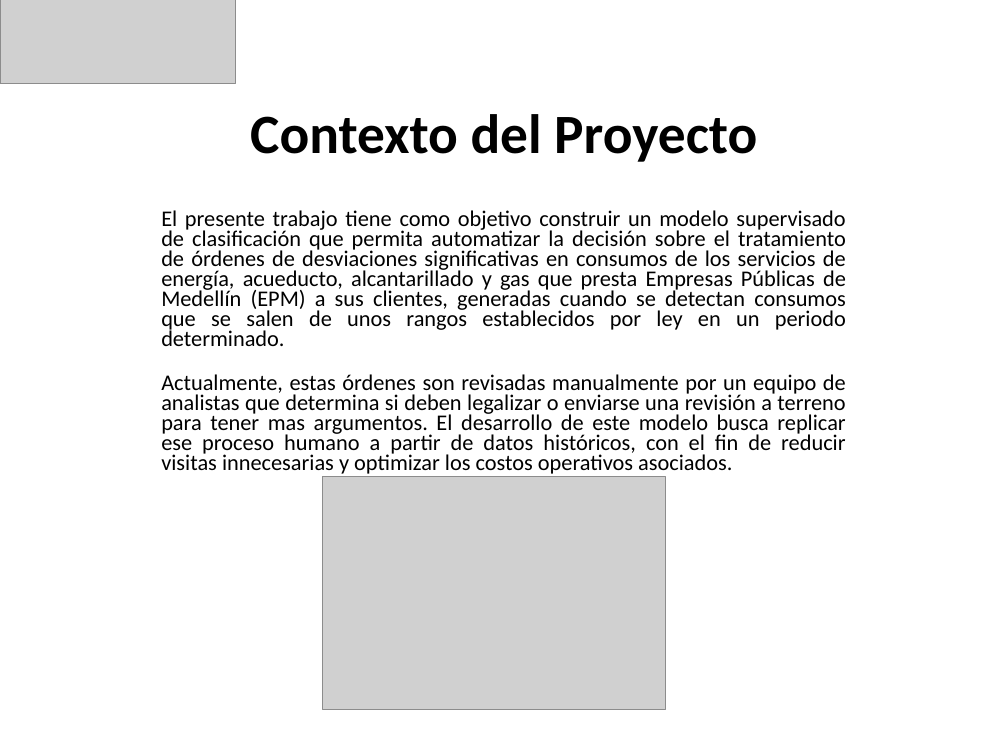
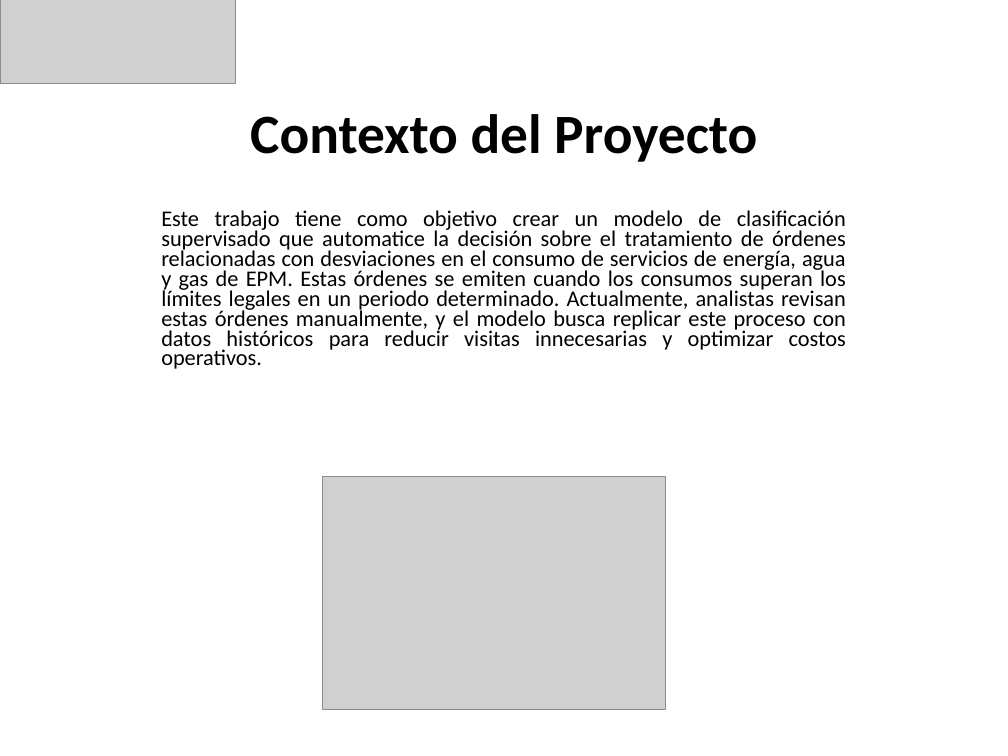
Before and after one commit to andreess891/Proyecto1_UdeM, a slide deck: slide 2 of Modelo_Clasificacion_Desviaciones_V1.pptx (slide 3 before the commit). Drawn at 1008x756 pixels with LibreOffice and Linux fonts; fonts in the diff are those of the drawing; grey boxes stand for pictures. Boxes give left, top, right and bottom in pixels: in the first picture for what was removed or moved away, otherwise in the second. Text is boxed around its words. In the diff, an @@ line names an element or a change of style, - is before the commit and + after.

```diff
--- a/Modelo_Clasificacion_Desviaciones_V1.pptx
+++ b/Modelo_Clasificacion_Desviaciones_V1.pptx
@@ subtitle at bbox=[161, 210, 846, 369]: text changed @@
-El presente trabajo tiene como objetivo construir un modelo supervisado de clasificación que permita automatizar la decisión sobre el tratamiento de órdenes de desviaciones significativas en consumos de los servicios de energía, acueducto, alcantarillado y gas que presta Empresas Públicas de Medellín (EPM) a sus clientes, generadas cuando se detectan consumos que se salen de unos rangos establecidos por ley en un periodo determinado.
-Actualmente, estas órdenes son revisadas manualmente por un equipo de analistas que determina si deben legalizar o enviarse una revisión a terreno para tener mas argumentos. El desarrollo de este modelo busca replicar ese proceso humano a partir de datos históricos, con el fin de reducir visitas innecesarias y optimizar los costos operativos asociados.
+Este trabajo tiene como objetivo crear un modelo de clasificación supervisado que automatice la decisión sobre el tratamiento de órdenes relacionadas con desviaciones en el consumo de servicios de energía, agua y gas de EPM. Estas órdenes se emiten cuando los consumos superan los límites legales en un periodo determinado. Actualmente, analistas revisan estas órdenes manualmente, y el modelo busca replicar este proceso con datos históricos para reducir visitas innecesarias y optimizar costos operativos.
```
Also in this commit, not shown: 3 other slides changed, 1 slide removed.
